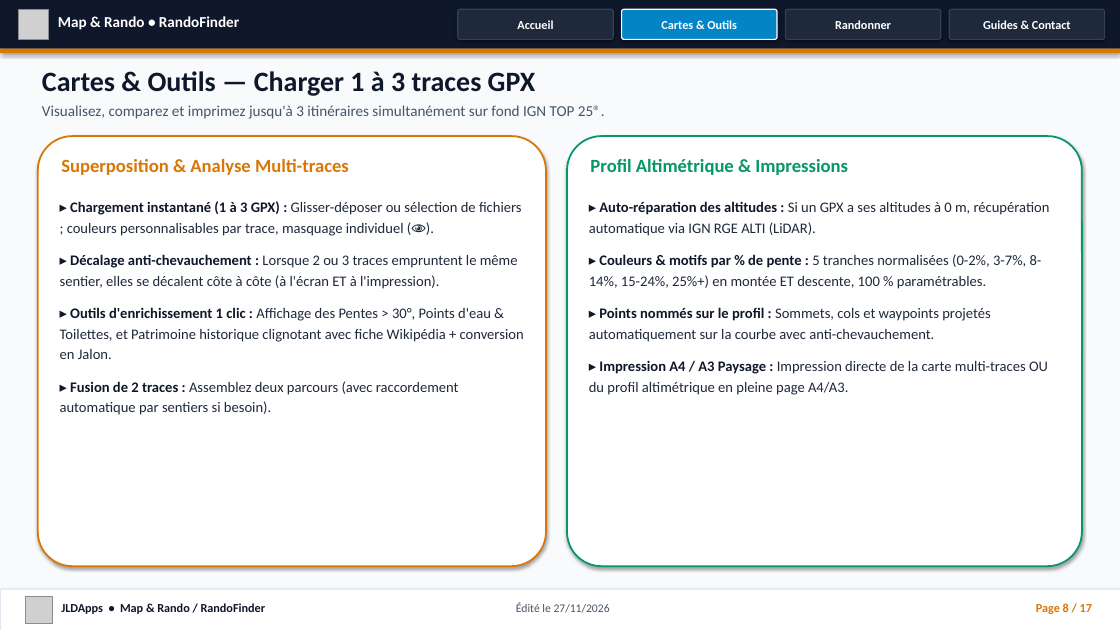
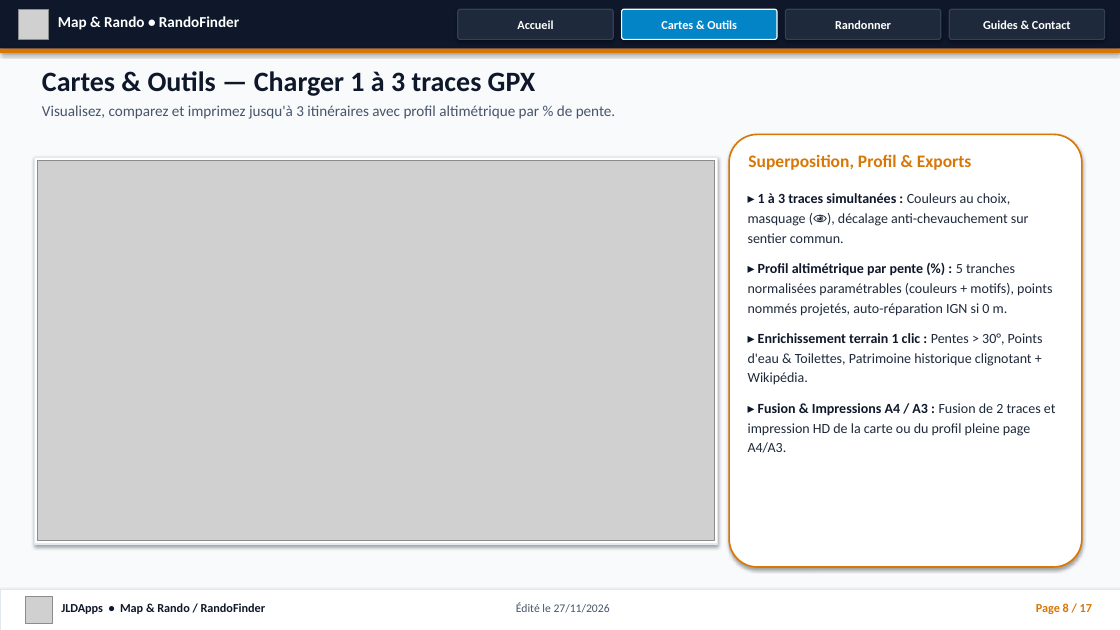
Before and after one commit to jusitafu/RandoFinder, a slide deck: slide 8 of docs/Presentation_RandoFinder_JLDApps.pptx. Drawn at 1120x630 pixels with LibreOffice and Linux fonts; fonts in the diff are those of the drawing; grey boxes stand for pictures. Boxes give left, top, right and bottom in pixels: in the first picture for what was removed or moved away, otherwise in the second. Text is boxed around its words. In the diff, an @@ line names an element or a change of style, - is before the commit and + after.

Commit message:
v244: Ajout des captures d ecran HD sur toutes les slides GPX (Charger, Creer, Modifier) et Randonner (Club/Test, Survol/Impression, Chargement) dans Presentation_RandoFinder_JLDApps.pptx

```diff
--- a/docs/Presentation_RandoFinder_JLDApps.pptx
+++ b/docs/Presentation_RandoFinder_JLDApps.pptx
@@ text at bbox=[42, 105, 616, 119]: text changed @@
-Visualisez, comparez et imprimez jusqu'à 3 itinéraires simultanément sur fond IGN TOP 25®.
+Visualisez, comparez et imprimez jusqu'à 3 itinéraires avec profil altimétrique par % de pente.
@@ rounded rectangle: place and size @@
-rounded rectangle at bbox=[567, 136, 1082, 566]
+rounded rectangle at bbox=[729, 134, 1082, 567]
@@ rounded rectangle at bbox=[729, 134, 1082, 567]: outline #059669 1.5 pt to #D97706 1.4 pt @@
@@ rectangle: place and size @@
-rectangle at bbox=[38, 136, 546, 566]
+rectangle at bbox=[34, 157, 718, 544]
@@ rectangle at bbox=[34, 157, 718, 544]: rounded rectangle to rectangle; outline #D97706 1.5 pt to #E2E8F0 1.2 pt @@
@@ picture added at bbox=[38, 160, 714, 541] @@
@@ text removed at bbox=[61, 159, 349, 175] @@
-Superposition & Analyse Multi-traces
@@ text removed at bbox=[590, 159, 848, 175] @@
-Profil Altimétrique & Impressions
@@ text added at bbox=[748, 154, 972, 170], 15 pt, text #D97706, bold @@
+Superposition, Profil & Exports
@@ text removed at bbox=[60, 201, 524, 415] @@
-▸ Chargement instantané (1 à 3 GPX) : Glisser-déposer ou sélection de fichiers ; couleurs personnalisables par trace, masquage individuel (👁️).
-▸ Décalage anti-chevauchement : Lorsque 2 ou 3 traces empruntent le même sentier, elles se décalent côte à côte (à l'écran ET à l'impression).
-▸ Outils d'enrichissement 1 clic : Affichage des Pentes > 30°, Points d'eau & Toilettes, et Patrimoine historique clignotant avec fiche Wikipédia + conversion en Jalon.
-▸ Fusion de 2 traces : Assemblez deux parcours (avec raccordement automatique par sentiers si besoin).
@@ text at bbox=[748, 193, 1056, 453]: text changed; size 12.5 to 12 pt @@
-▸ Auto-réparation des altitudes : Si un GPX a ses altitudes à 0 m, récupération automatique via IGN RGE ALTI (LiDAR).
-▸ Couleurs & motifs par % de pente : 5 tranches normalisées (0-2%, 3-7%, 8-14%, 15-24%, 25%+) en montée ET descente, 100 % paramétrables.
-▸ Points nommés sur le profil : Sommets, cols et waypoints projetés automatiquement sur la courbe avec anti-chevauchement.
-▸ Impression A4 / A3 Paysage : Impression directe de la carte multi-traces OU du profil altimétrique en pleine page A4/A3.
+▸ 1 à 3 traces simultanées : Couleurs au choix, masquage (👁️), décalage anti-chevauchement sur sentier commun.
+▸ Profil altimétrique par pente (%) : 5 tranches normalisées paramétrables (couleurs + motifs), points nommés projetés, auto-réparation IGN si 0 m.
+▸ Enrichissement terrain 1 clic : Pentes > 30°, Points d'eau & Toilettes, Patrimoine historique clignotant + Wikipédia.
+▸ Fusion & Impressions A4 / A3 : Fusion de 2 traces et impression HD de la carte ou du profil pleine page A4/A3.
```
Also in this commit, not shown: 5 other slides changed, 2 other files.
